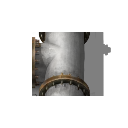
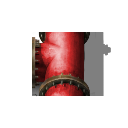
Revision of a layered 128 × 128 image; what changed, layer by layer:
pixels changed over bbox(35, 32, 85, 96) (layer not identified)
